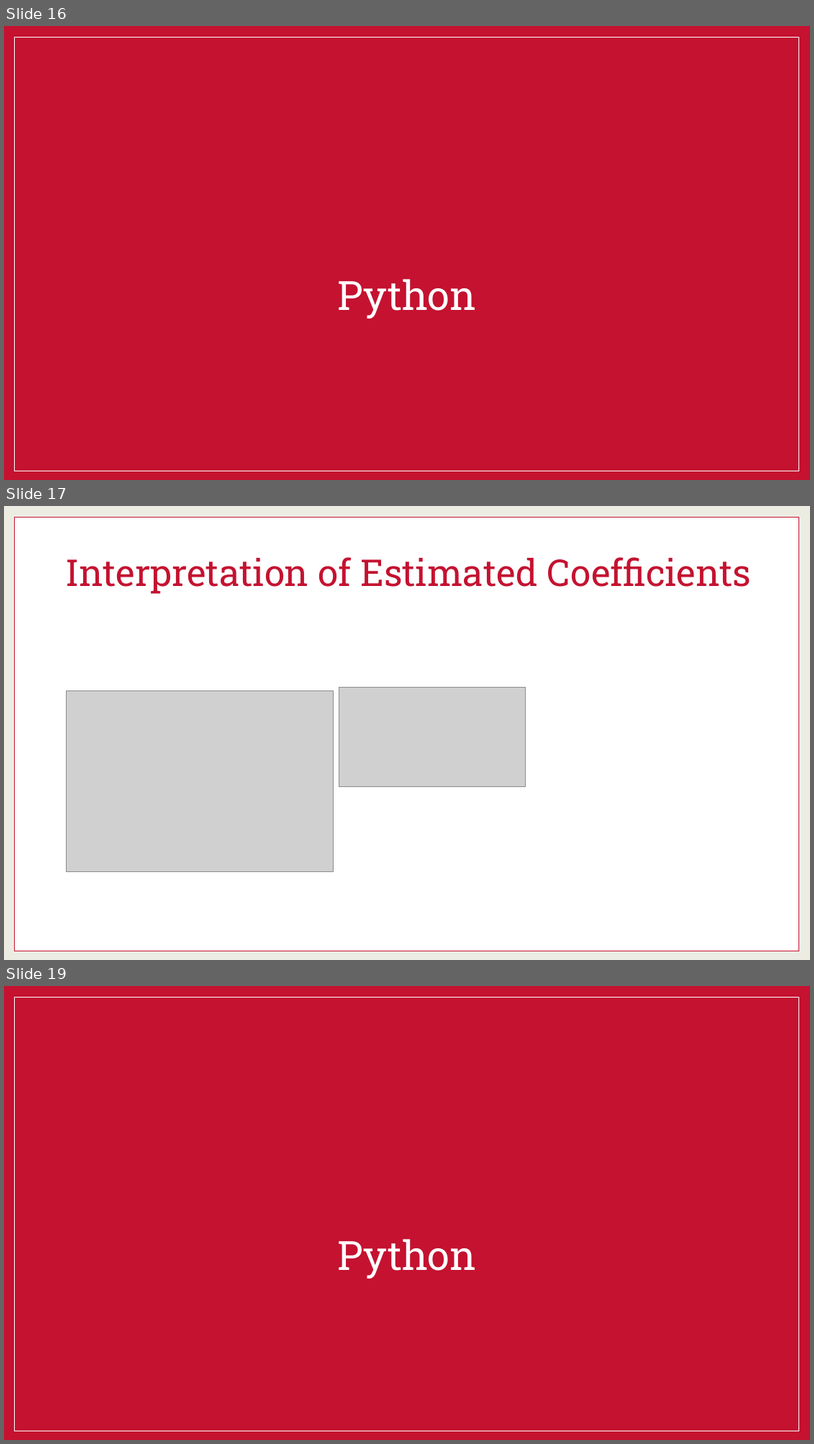
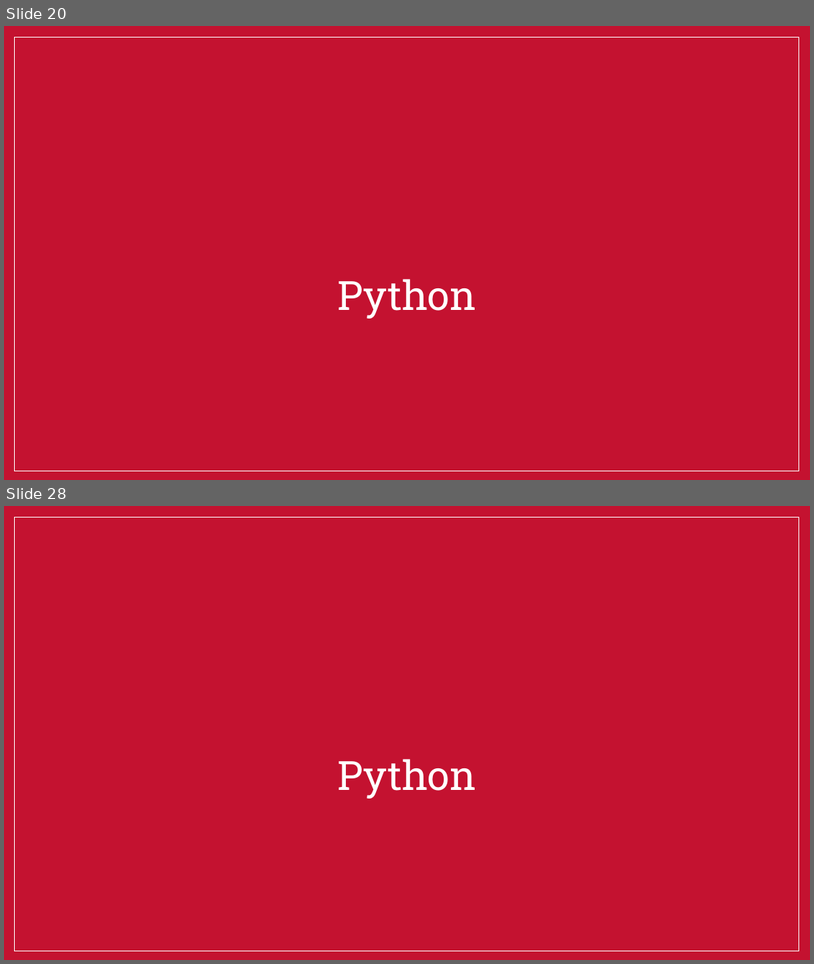
Before and after one commit to martinwg/ISA591, a slide deck: PPT/Module 6 - Logistic Regression (Descriptive).pptx. Shown one above the other, each under a label of ours: slides 16, 17 and 19 before the commit, slides 20 and 28 after it; the slides between them are not shown. The pictures are 814x1444 and 814x964 pixels, drawn with LibreOffice and Linux fonts; fonts in the diff are those of the drawing; grey boxes stand for pictures; background and template pictures are left out. Boxes give left, top, right and bottom in pixels: in the first picture for what was removed or moved away, otherwise in the second. Text is boxed around its words. In the diff, an @@ line names an element or a change of style, - is before the commit and + after.

```diff
--- a/PPT/Module 6 - Logistic Regression (Descriptive).pptx
+++ b/PPT/Module 6 - Logistic Regression (Descriptive).pptx
@@ slide 17 removed at [4,506,810,960], background #EDECE2 @@
@@ rectangle removed at [14,517,800,951] @@
@@ title removed at [65,557,751,594] @@
-Interpretation of Estimated Coefficients
@@ picture removed at [67,690,333,872] @@
@@ picture removed at [339,687,526,787] @@
@@ what was slide 16 is now slide 20 @@
@@ what was slide 19 is now slide 28 @@
```
Also in this commit, not shown: 11 slides changed, 11 slides added, 1 other slide removed.
